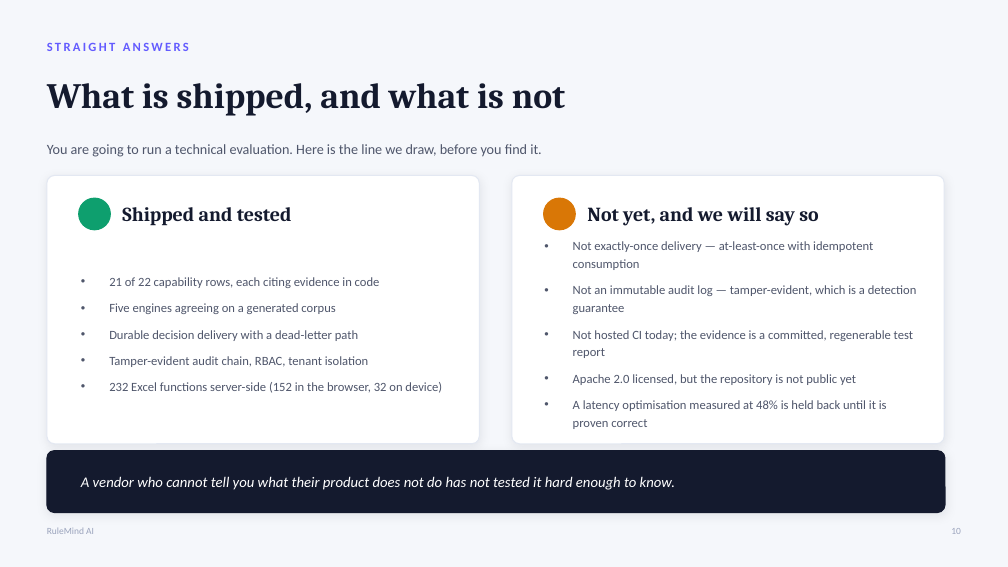
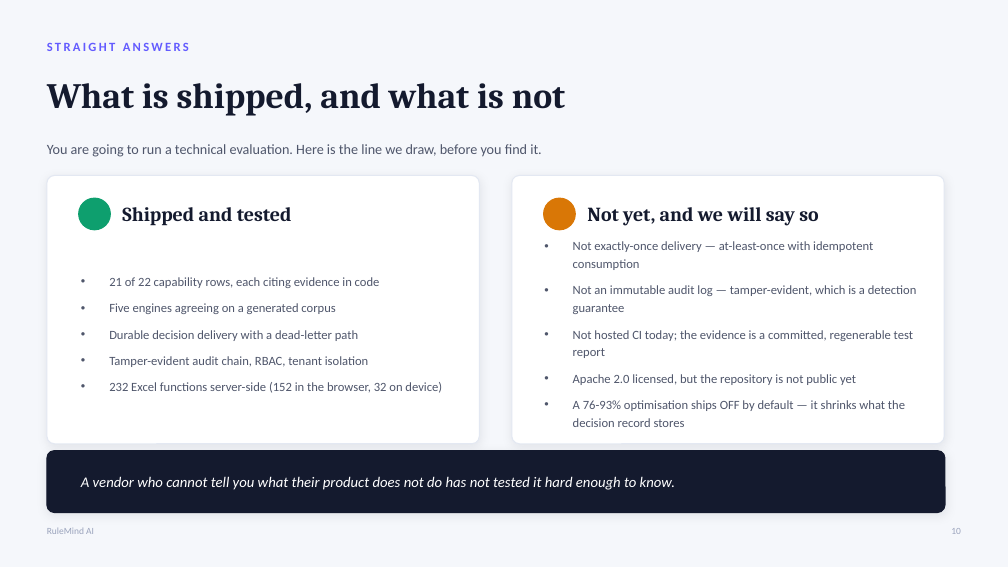
Before and after one commit to tanmayiift/rulemind-ai, a slide deck: slide 10 of docs/deck/RuleMind-AI.pptx. Drawn at 1008x567 pixels with LibreOffice and Linux fonts; fonts in the diff are those of the drawing. Boxes give left, top, right and bottom in pixels: in the first picture for what was removed or moved away, otherwise in the second. Text is boxed around its words. In the diff, an @@ line names an element or a change of style, - is before the commit and + after.

```diff
--- a/docs/deck/RuleMind-AI.pptx
+++ b/docs/deck/RuleMind-AI.pptx
@@ text at box(573, 400, 905, 427): text changed @@
-• A latency optimisation measured at 48% is held back until it is proven correct
+• A 76-93% optimisation ships OFF by default — it shrinks what the decision record stores
```
Also in this commit, not shown: 2 other files.
